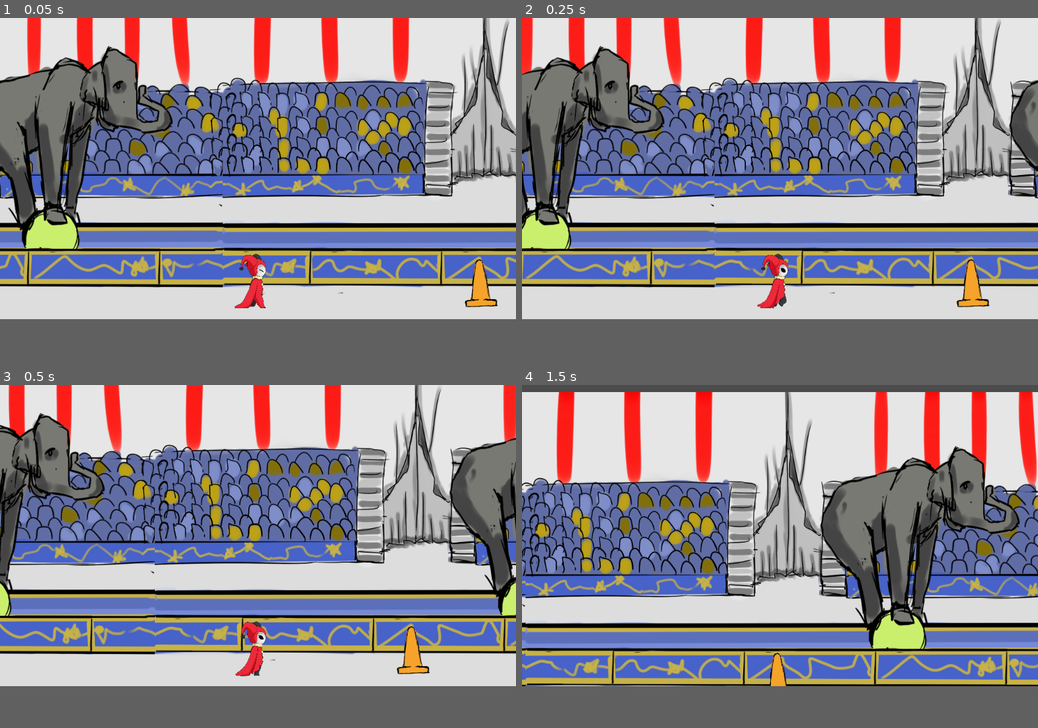
Above: before the commit, frames 1-4 (two rows, left to right).
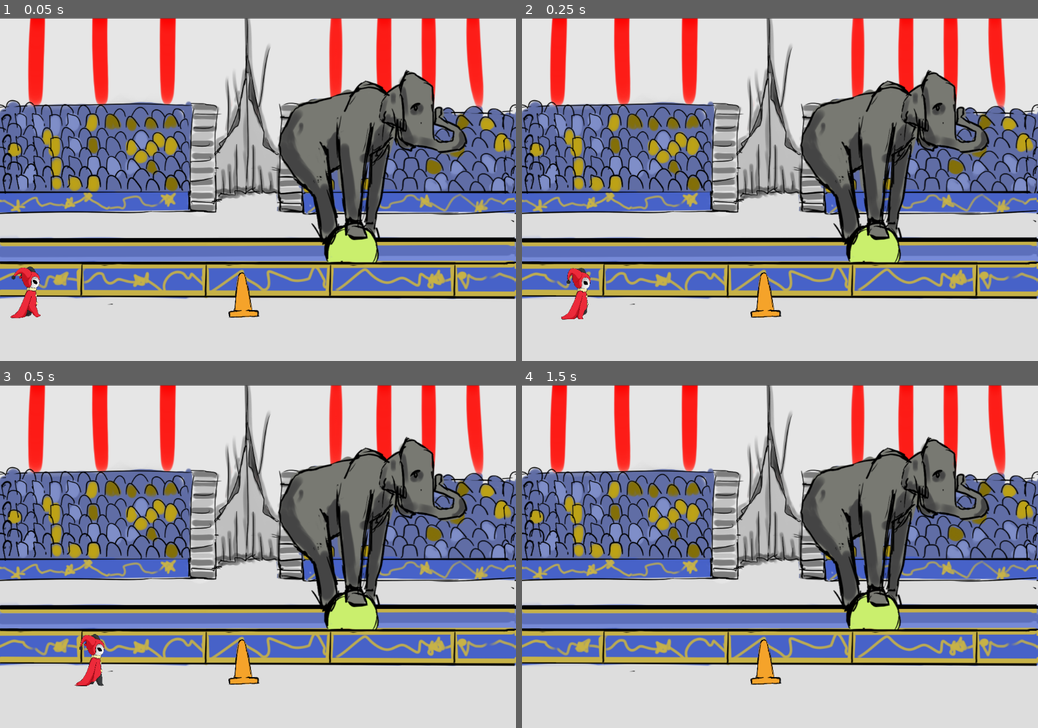
Above: after the commit, the same moments.

Repository: PrototipsUnpaz/penny-clowd
Game: Godot game, scene res://scenes/WorldTest.tscn
Two runs of this game, one before a commit and one after it. Both use one fixed random seed, a clock stepped at 60 frames per second and the inputs below.
Inputs (mouse positions are in pixels of both pictures, inside the frame that each line leads up to):
- Up to frame 1 (0.05 s): no input
- Up to frame 2 (0.25 s): no input
- Up to frame 3 (0.5 s): no input
- Up to frame 4 (1.5 s): move the mouse to (893, 522) at 0.52 s; press the mouse at (893, 522) at 0.53 s; move the mouse to (676, 549) at 1.27 s; release the mouse at (676, 549) at 1.28 s; click (676, 549) at 1.35 s
In our replay, the window is 800x468 before the commit and 800x533 after it. These sizes can differ from the game's own. Grey fills any space a smaller window leaves; there, only what the larger window draws over its background counts as a difference.

The runs differ from the first frame. In frame 1, 64% of the frame differs, in the area x 0-100%, y 0-88%; in frame 2, 64%; in frame 3, 63%; in frame 4, 62%.

Commit message:
correcion_camaras

Diff:
--- a/project.godot
+++ b/project.godot
@@ -18,6 +18,11 @@
 config/name="PennytheClowd"
 run/main_scene="res://scenes/WorldTest.tscn"
 
+[display]
+
+window/size/width=1080
+window/size/height=720
+
 [input]
 
 Touch={
--- a/scenes/player/Player.tscn
+++ b/scenes/player/Player.tscn
@@ -37,10 +37,12 @@
 [node name="AnimatedSprite" type="AnimatedSprite" parent="."]
 frames = SubResource( 2 )
 animation = "Correr"
-frame = 2
+frame = 1
 playing = true
 
 [node name="Camera2D" type="Camera2D" parent="."]
-offset = Vector2( 0, -221 )
 current = true
+limit_left = 0
+limit_top = 0
+limit_bottom = 720
 [connection signal="area_entered" from="Area2D" to="." method="_on_Area2D_area_entered"]
